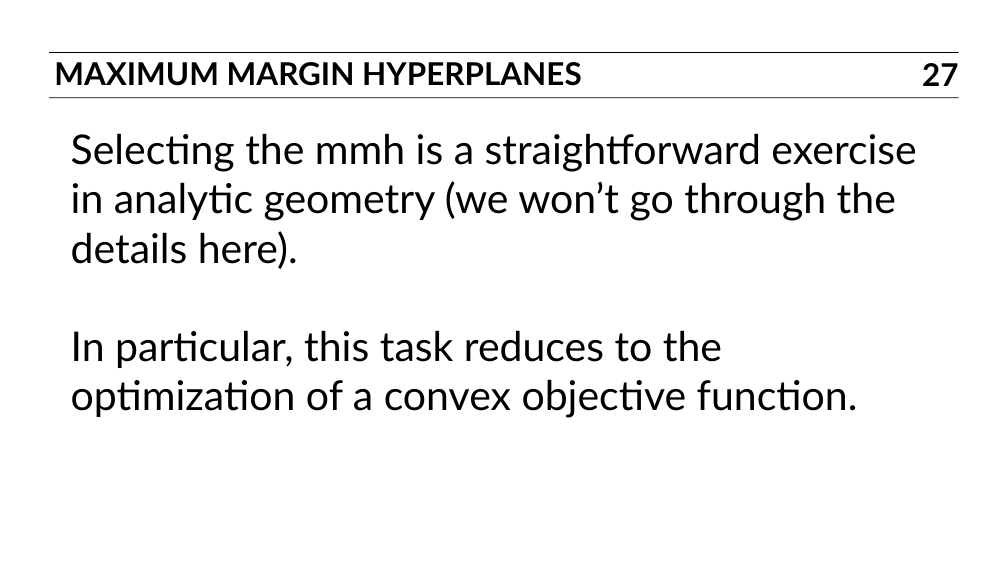
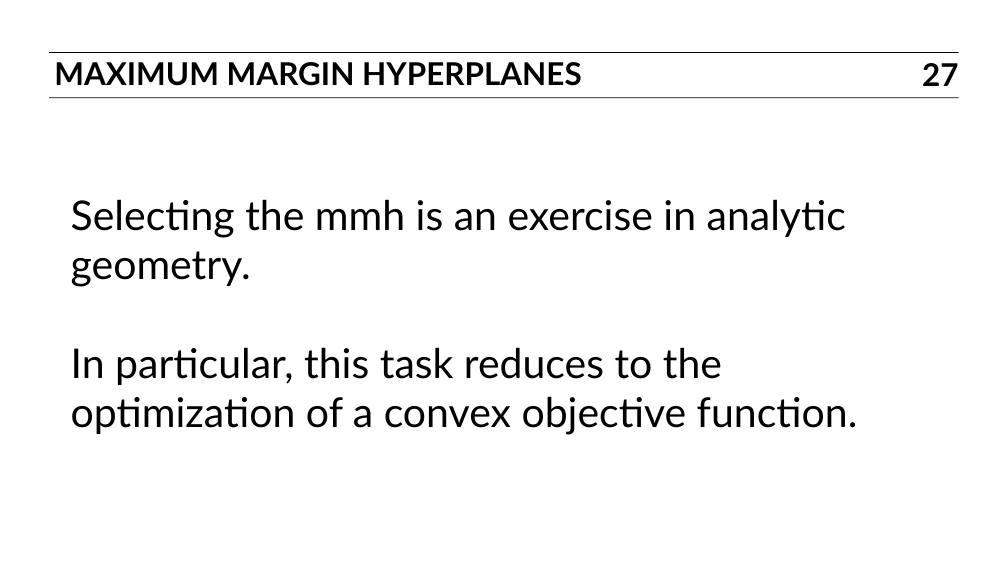
Before and after one commit to ajschumacher/gadsdc, a slide deck: slide 27 of 15-svm/slides.pptx. Drawn at 1008x566 pixels with LibreOffice and Linux fonts; fonts in the diff are those of the drawing. Boxes give left, top, right and bottom in pixels: in the first picture for what was removed or moved away, otherwise in the second. Text is boxed around its words. In the diff, an @@ line names an element or a change of style, - is before the commit and + after.

```diff
--- a/15-svm/slides.pptx
+++ b/15-svm/slides.pptx
@@ text "Selecting the mmh is an ...": place and size @@
-text "Selecting the mmh is an ..." at box(71, 133, 916, 418)
+text "Selecting the mmh is an ..." at box(71, 199, 858, 435)
@@ text at box(71, 199, 846, 287): text changed @@
-Selecting the mmh is a straightforward exercise in analytic geometry (we won’t go through the details here).
+Selecting the mmh is an exercise in analytic geometry.
```
Also in this commit, not shown: 2 other slides changed, 1 other file.
